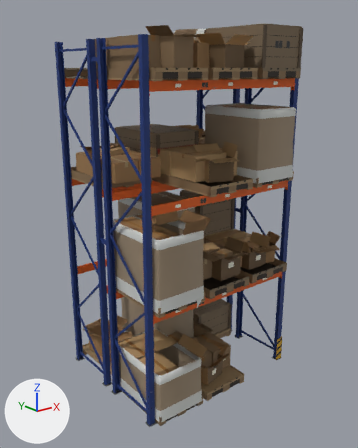
The glTF model LIMINAL V13/data/models/rack@6.glb, before and after one commit.
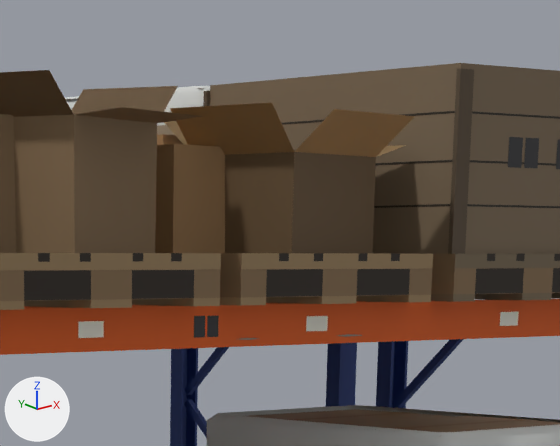
The first picture shows the older version from a 50 mm lens placed at (-4.74, -5.95, 4.83), pointed at (-0.04, -0.07, 2.48). The close-ups show the older and then the newer version on the part from 44% to 80% of the width and 2% to 25% of the height of that picture. Only the edits that show in the close-ups are written down. Arrows for +X, +Y and +Z are at lower left; the lights stay in place. Vertices at exactly the same position are counted once.

The scene before the commit, as lines of its bpy script (objects in view):
```python
me_rack15 = bpy.data.meshes.new('rack15')
me_rack15.from_pydata(...)  # 872 vertices, 436 faces; spans x -1.3..1.3, y -1.2..1.21, z 0.02..5.4
me_rack15.materials.append(mat_look_wood_r_1_5__kiste_innen)  # black #291f14
me_rack16 = bpy.data.meshes.new('rack16')
me_rack16.from_pydata(...)  # 188 vertices, 224 faces; spans x -1.27..1.19, y -1.29..1.17, z 0.76..5.26
me_rack16.materials.append(mat_look_cardboard__karton_hell)  # brown #ad8c61
me_rack22 = bpy.data.meshes.new('rack22')
me_rack22.from_pydata(...)  # 229 vertices, 266 faces; spans x -1.27..1.29, y -1.23..1.19, z 0.14..5.4
me_rack22.materials.append(mat_look_cardboard__karton_alt)  # brown #856b4c
ob_rack15 = bpy.data.objects.new('rack15', me_rack15)
ob_rack15.location = (0.0, 0.0, 0.0)
ob_rack16 = bpy.data.objects.new('rack16', me_rack16)
ob_rack16.location = (0.0, 0.0, 0.0)
ob_rack22 = bpy.data.objects.new('rack22', me_rack22)
ob_rack22.location = (0.0, 0.0, 0.0)
# also in view: 'rack10' at (0.0, 0.0, 3.12); 'rack9' at (0.19, 0.0, 2.4); 'rack28' at (0.45, 0.0, 2.76); 'rack19' at (0.0, -0.01, 2.67); 'rack26' at (0.05, 0.01, 2.67)
```
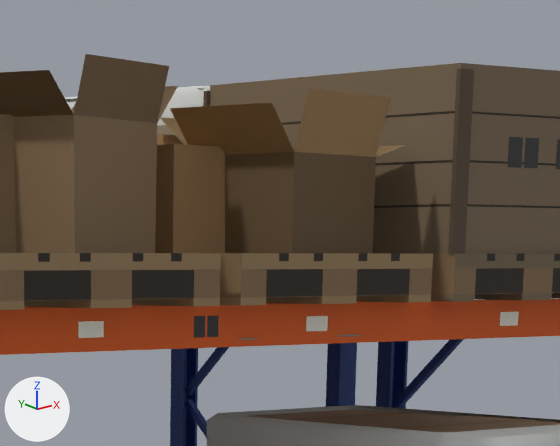
What the commit changed:
me_rack16 is used by ob_rack16; location (0.0, 0.0, 0.0).
me_rack16 had 188 vertices, 224 faces and spanned x -1.27..1.19, y -1.29..1.17, z 0.76..5.26.
me_rack16 now has 188 vertices, 224 faces and spans x -1.27..1.19, y -1.19..1.17, z 0.76..5.3.
Part 1, on me_rack16:
Vertex 180 of me_rack16 moves from (0.33, -1.16, 5.24) at pixel (415, 116) to (0.31, -1.07, 5.3) at pixel (390, 97).
Vertex 181 of me_rack16 moves from (-0.1, -1.25, 5.24) at pixel (334, 108) to (-0.12, -1.16, 5.3) at pixel (308, 88).
Other edits to the shape of me_rack16 do not show in these pictures.
me_rack22 is used by ob_rack22; location (0.0, 0.0, 0.0).
me_rack22 had 229 vertices, 266 faces and spanned x -1.27..1.29, y -1.23..1.19, z 0.14..5.4.
me_rack22 now has 229 vertices, 266 faces and spans x -1.27..1.29, y -1.11..1.19, z 0.14..5.4.
Part 2, on me_rack22:
Vertex 197 of me_rack22 moves from (-0.46, -1.09, 5.22) to (-0.49, -0.98, 5.35) at pixel (169, 65).
Vertex 198 of me_rack22 moves from (-0.87, -1.22, 5.22) at pixel (122, 106) to (-0.9, -1.11, 5.36) at pixel (85, 53).
Other edits to the shape of me_rack22 do not show in these pictures.

Boxes [x1, y1, x2, y2] around the edits, measured in the close-ups (560 x 446 px; the box of a moved part takes in the faces that stretch with it):
'rack22', reshaped: before [0, 70, 204, 253]; after [0, 54, 204, 253]
'rack16', reshaped (9% taller): before [164, 102, 415, 251]; after [161, 89, 406, 251]
part 1 of me_rack16, moved or reshaped: before [295, 109, 415, 157]; after [294, 89, 390, 157]
part 2 of me_rack22, moved or reshaped: before [75, 107, 202, 123]; after [74, 54, 169, 123]
